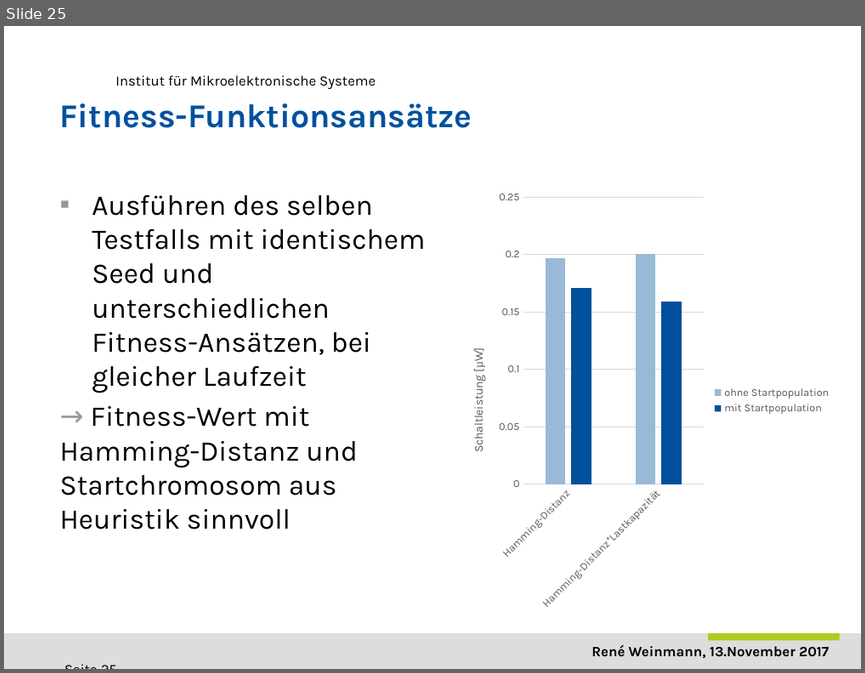
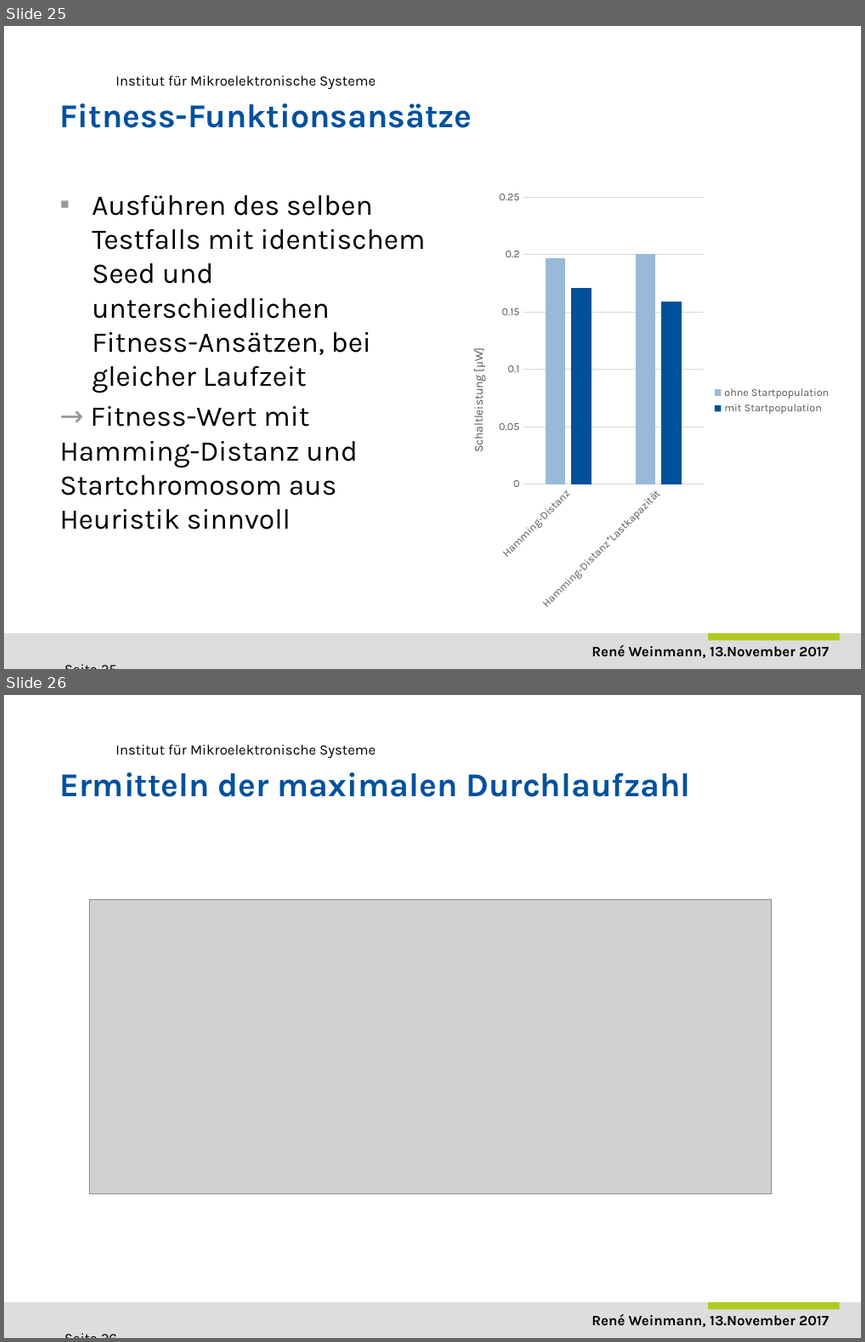
Before and after one commit to ReneWeinmann/Masterarbeit, a slide deck: Presentation_Rene_Weinmann.pptx. Shown one above the other, each under a label of ours: slide 25 before the commit, slides 25 and 26 after it. The pictures are 865x673 and 865x1342 pixels, drawn with LibreOffice and Linux fonts; fonts in the diff are those of the drawing; grey boxes stand for pictures; background and template pictures are left out. Boxes give left, top, right and bottom in pixels: in the first picture for what was removed or moved away, otherwise in the second. Text is boxed around its words. In the diff, an @@ line names an element or a change of style, - is before the commit and + after.

```diff
--- a/Presentation_Rene_Weinmann.pptx
+++ b/Presentation_Rene_Weinmann.pptx
@@ slide 26 added at [4,695,861,1338], background #FFFFFF; not listed: 4 template elements that a slide beside it also shows @@
@@ title added at [60,772,690,797], 28 pt, text #00519E, bold @@
+Ermitteln der maximalen Durchlaufzahl
@@ picture added at [90,899,771,1194] @@
```
Also in this commit, not shown: 12 slides changed, 1 other file.
